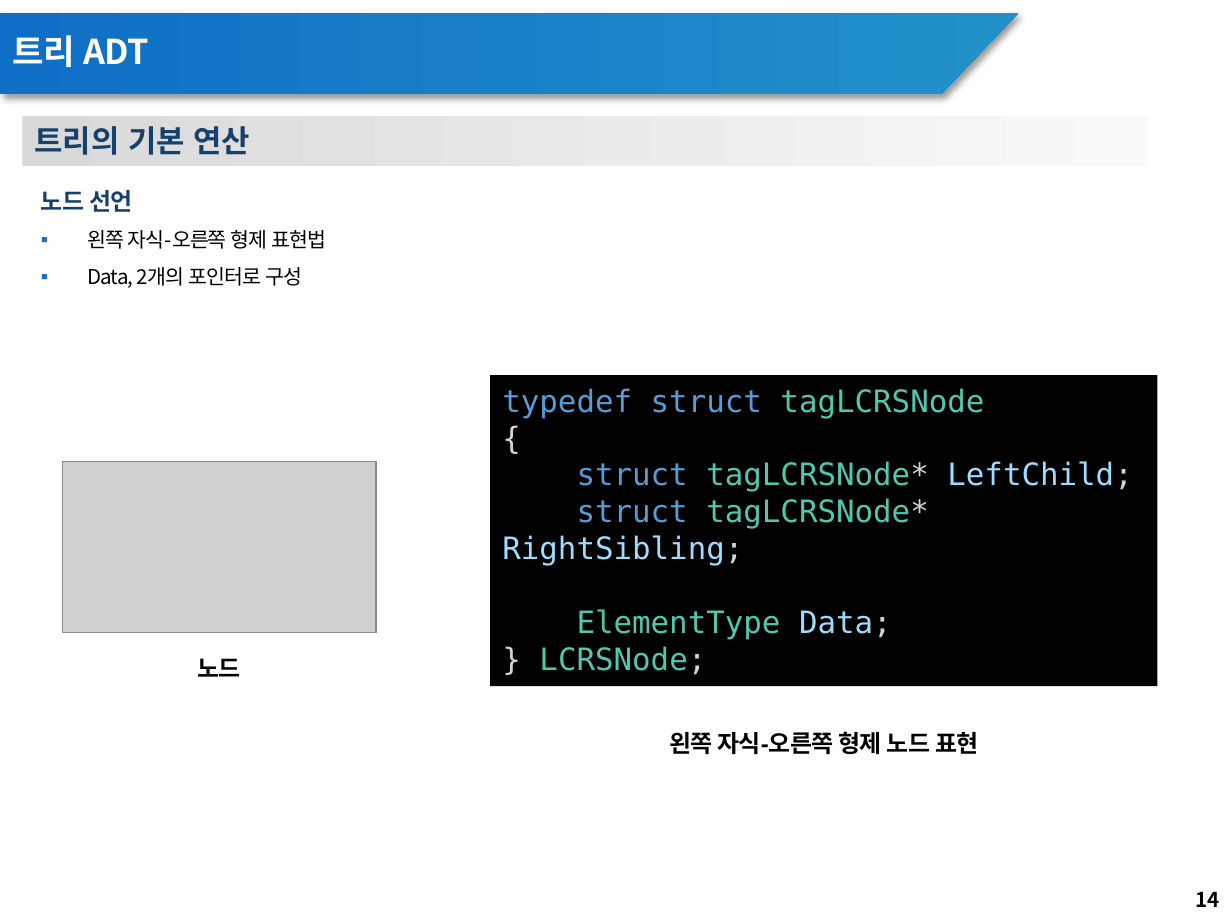
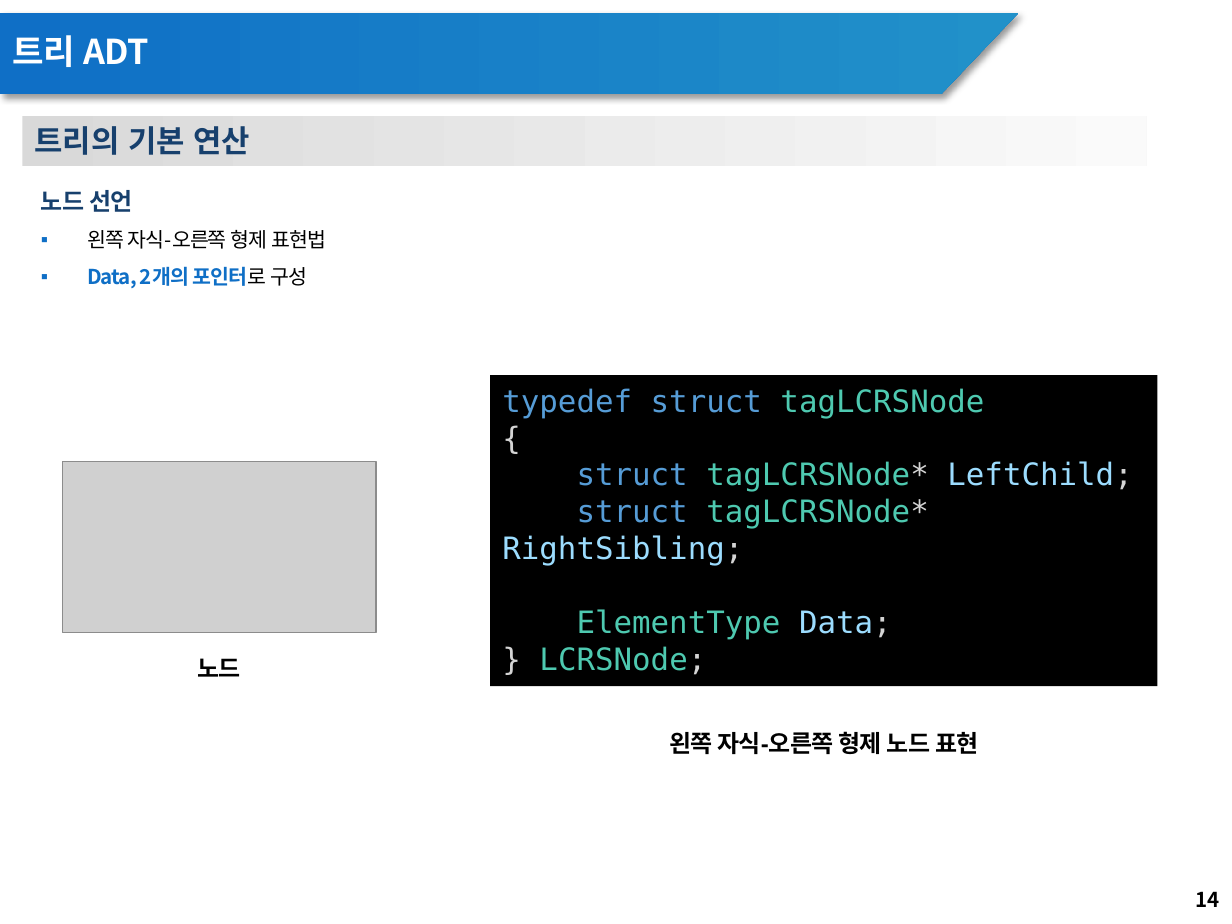
Before and after one commit to RTES-Lab/DataStructure-Study, a slide deck: slide 14 of tree/theory/트리 발표_김주원_조경호.pptx. Drawn at 1232x924 pixels with LibreOffice and Linux fonts; fonts in the diff are those of the drawing; grey boxes stand for pictures; background and template pictures are left out. Boxes give left, top, right and bottom in pixels: in the first picture for what was removed or moved away, otherwise in the second. Text is boxed around its words. In the diff, an @@ line names an element or a change of style, - is before the commit and + after.

```diff
--- a/tree/theory/트리 발표_김주원_조경호.pptx
+++ b/tree/theory/트리 발표_김주원_조경호.pptx
@@ text at (87, 266, 308, 288): text colour #000000 to #0F6FC6, bold on in "Data, 2개의 포인터로" @@
```
Also in this commit, not shown: 4 other slides changed.
